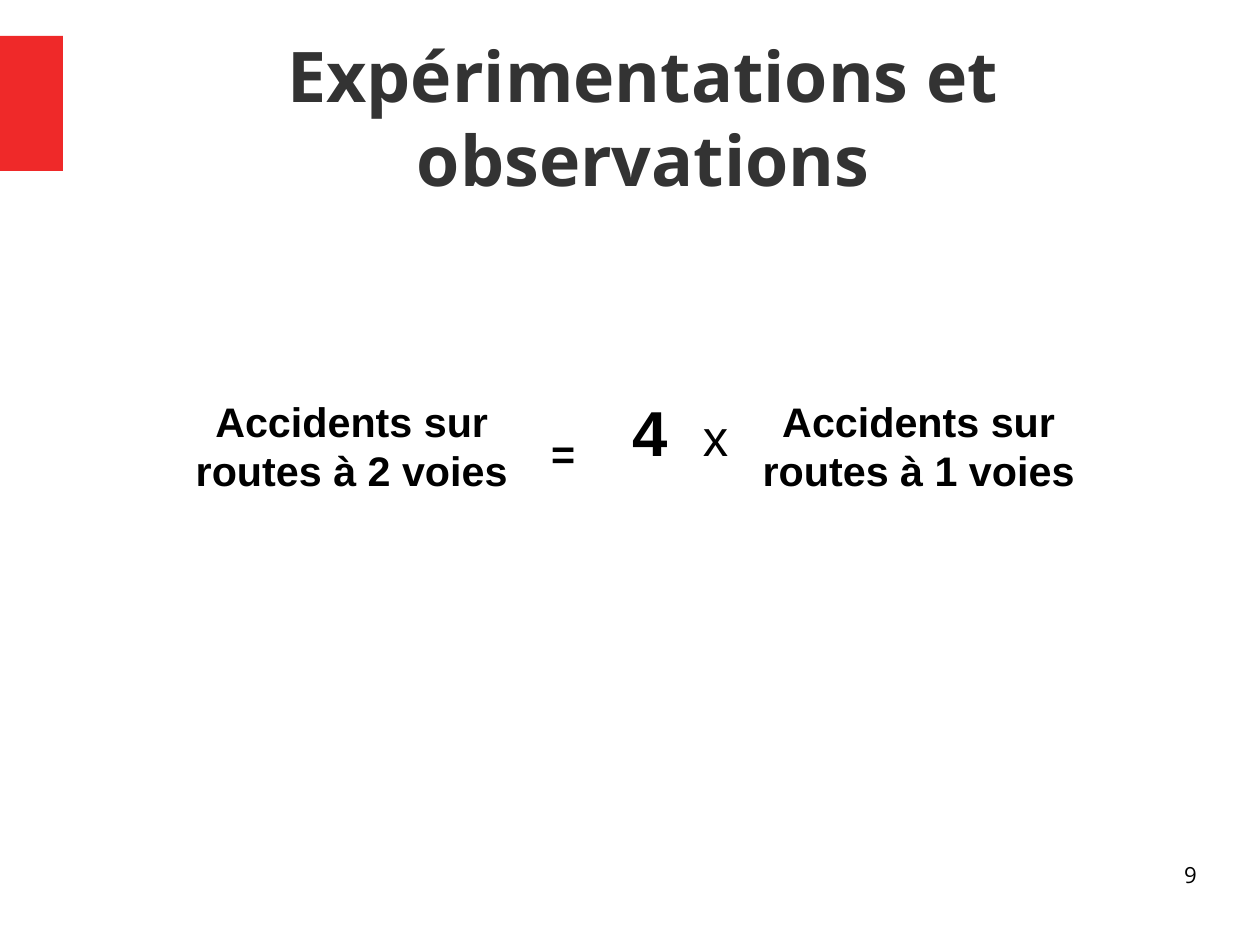
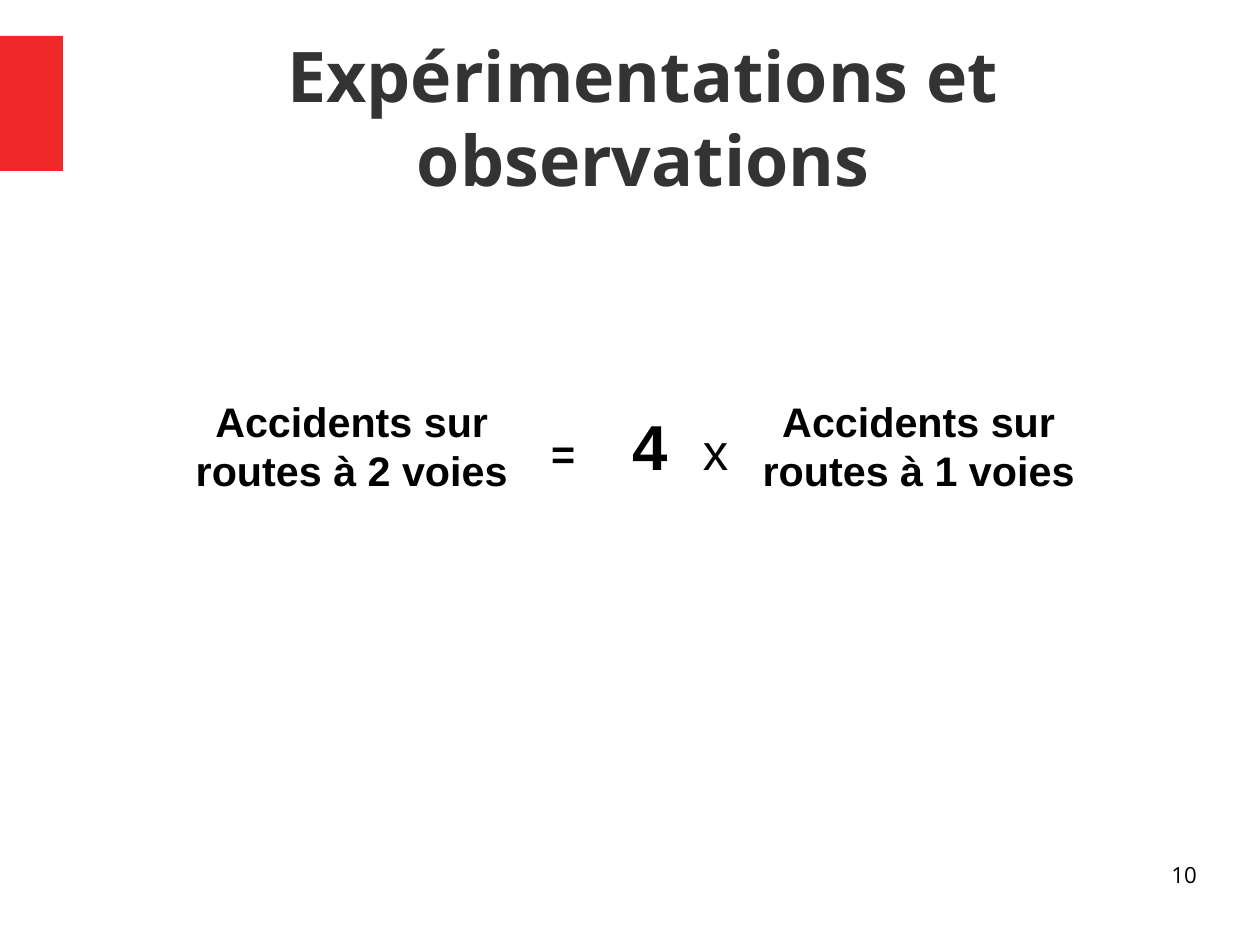
Before and after one commit to jugall/projet_are_final, a slide deck: slide 10 of Téléchargements/are.odp (slide 9 before the commit). Drawn at 1260x945 pixels with LibreOffice and Linux fonts; fonts in the diff are those of the drawing. Boxes give left, top, right and bottom in pixels: in the first picture for what was removed or moved away, otherwise in the second. Text is boxed around its words. In the diff, an @@ line names an element or a change of style, - is before the commit and + after.

```diff
--- a/Téléchargements/are.odp
+++ b/Téléchargements/are.odp
@@ text "4 x": place and size @@
-text "4 x" at <box>632,412,728,456</box>
+text "4 x" at <box>632,426,728,470</box>
@@ page number at <box>1171,867,1196,884</box>: text changed @@
-9
+10
```
Also in this commit, not shown: 7 other slides changed, 3 slides added, 1 slide removed, 3 other files.
